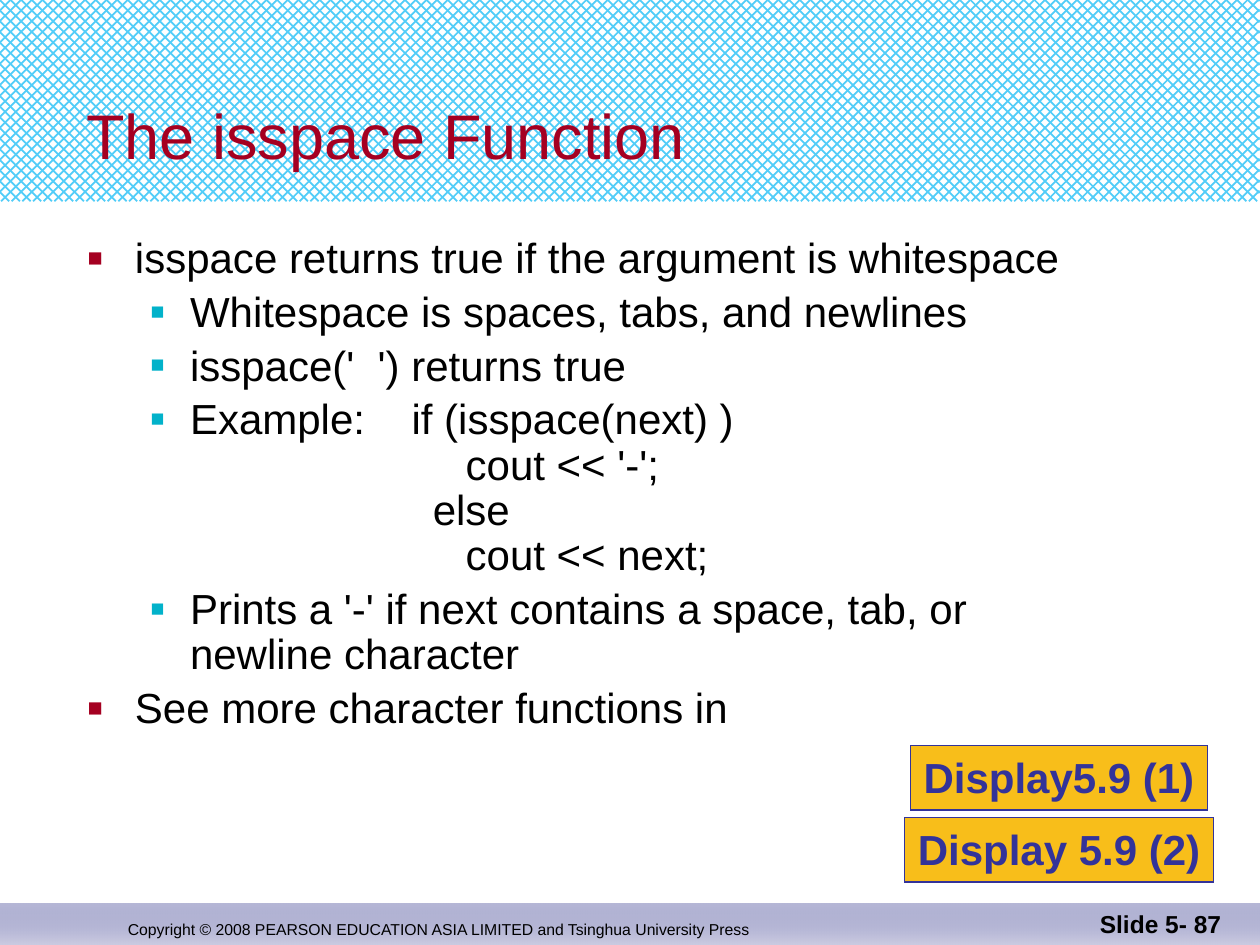
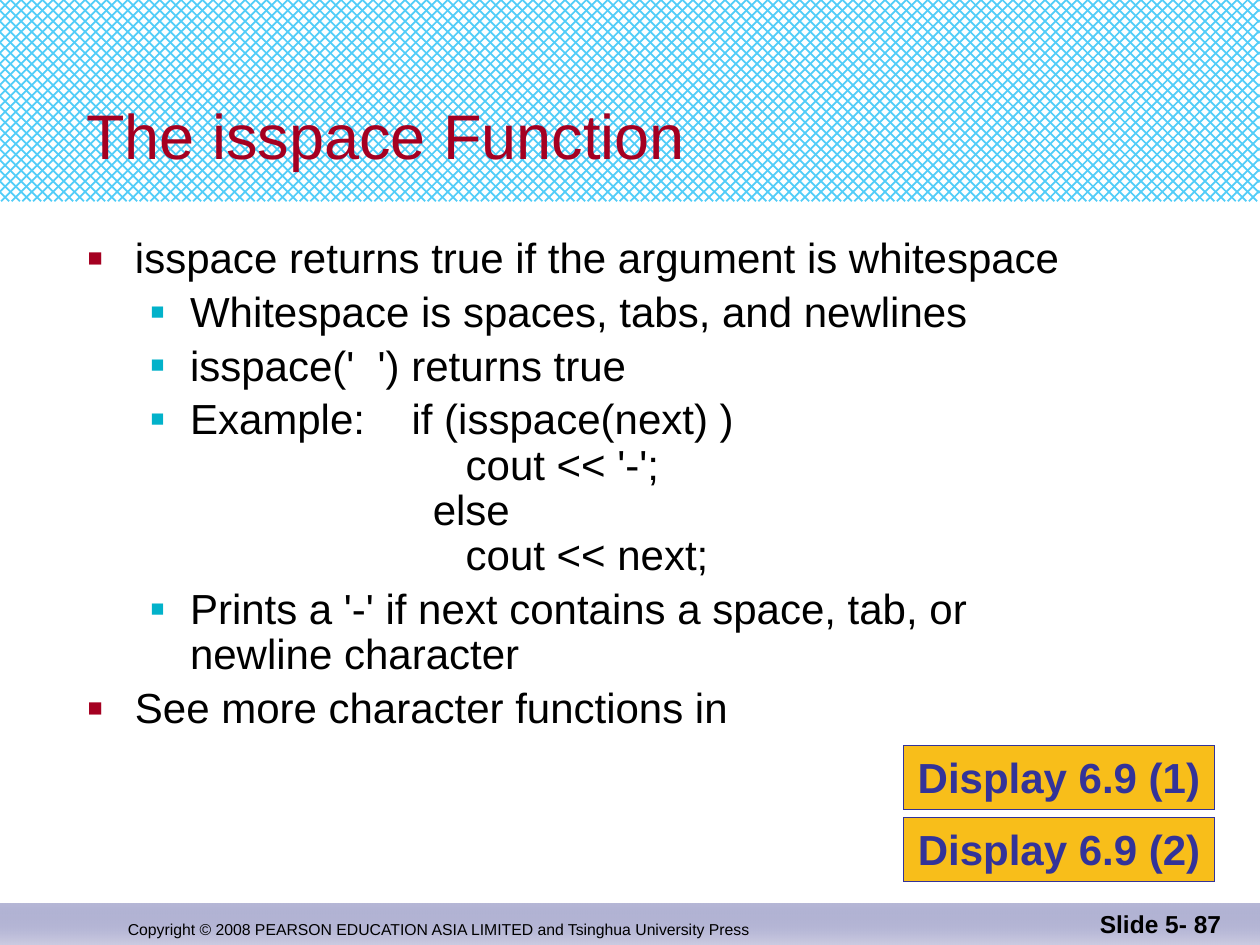
Before and after one commit to djuanbei/CPLUSPLUS, a slide deck: slide 87 of ppt/Chapter 6.pptx. Drawn at 1260x945 pixels with LibreOffice and Linux fonts; fonts in the diff are those of the drawing. Boxes give left, top, right and bottom in pixels: in the first picture for what was removed or moved away, otherwise in the second. Text is boxed around its words. In the diff, an @@ line names an element or a change of style, - is before the commit and + after.

```diff
--- a/ppt/Chapter 6.pptx
+++ b/ppt/Chapter 6.pptx
@@ rectangle "Display 6.9 (1)": place and size @@
-rectangle "Display 6.9 (1)" at (910, 746, 1207, 810)
+rectangle "Display 6.9 (1)" at (903, 746, 1215, 809)
@@ text in rectangle at (918, 762, 1200, 802): text changed @@
-Display5.9 (1)
+Display 6.9 (1)
@@ text in rectangle at (918, 834, 1200, 874): text changed @@
-Display 5.9 (2)
+Display 6.9 (2)
```
Also in this commit, not shown: 5 other slides changed, 7 other files.
